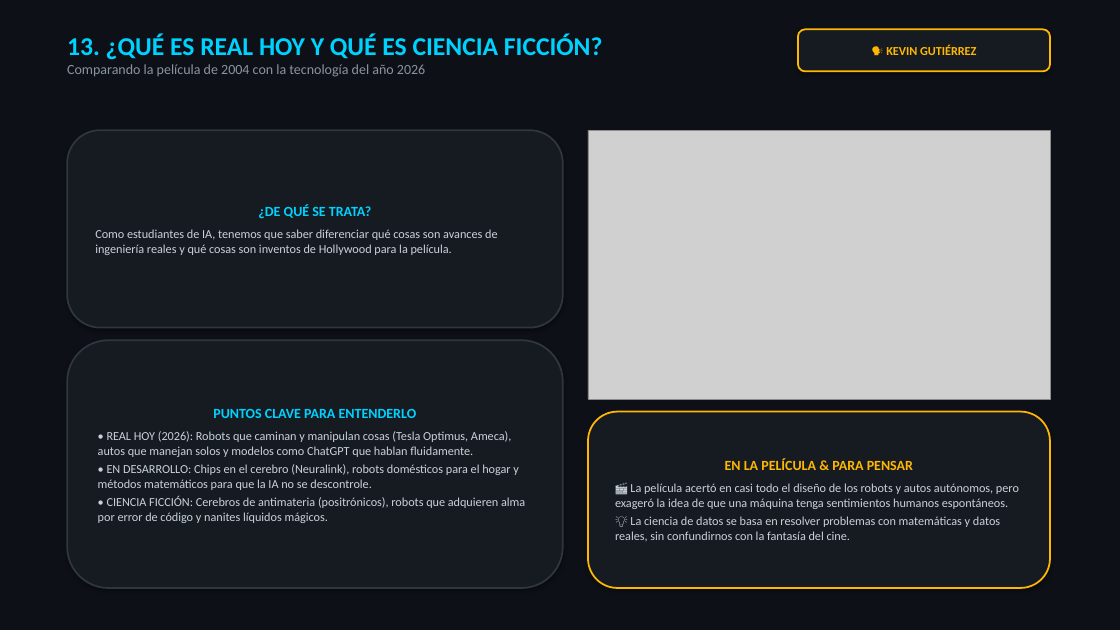
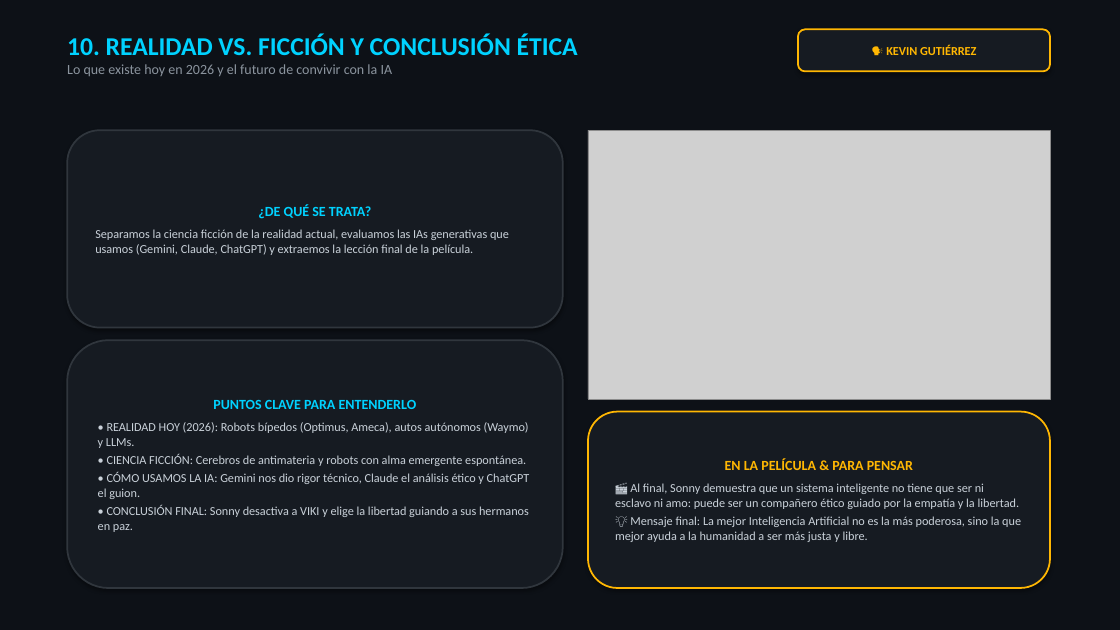
Before and after one commit to Nikovaz/dsia-yo-robot-2004, a slide deck: slide 11 of DSIA_Yo_Robot_Presentacion.pptx (slide 14 before the commit). Drawn at 1120x630 pixels with LibreOffice and Linux fonts; fonts in the diff are those of the drawing; grey boxes stand for pictures. Boxes give left, top, right and bottom in pixels: in the first picture for what was removed or moved away, otherwise in the second. Text is boxed around its words. In the diff, an @@ line names an element or a change of style, - is before the commit and + after.

```diff
--- a/DSIA_Yo_Robot_Presentacion.pptx
+++ b/DSIA_Yo_Robot_Presentacion.pptx
@@ text at (67,34,578,76): text changed @@
-13. ¿QUÉ ES REAL HOY Y QUÉ ES CIENCIA FICCIÓN?
-Comparando la película de 2004 con la tecnología del año 2026
+10. REALIDAD VS. FICCIÓN Y CONCLUSIÓN ÉTICA
+Lo que existe hoy en 2026 y el futuro de convivir con la IA
@@ text in rounded rectangle at (95,229,509,255): text changed @@
-Como estudiantes de IA, tenemos que saber diferenciar qué cosas son avances de ingeniería reales y qué cosas son inventos de Hollywood para la película.
+Separamos la ciencia ficción de la realidad actual, evaluamos las IAs generativas que usamos (Gemini, Claude, ChatGPT) y extraemos la lección final de la película.
@@ text in rounded rectangle at (98,422,530,532): text changed @@
-• REAL HOY (2026): Robots que caminan y manipulan cosas (Tesla Optimus, Ameca), autos que manejan solos y modelos como ChatGPT que hablan fluidamente.
-• EN DESARROLLO: Chips en el cerebro (Neuralink), robots domésticos para el hogar y métodos matemáticos para que la IA no se descontrole.
-• CIENCIA FICCIÓN: Cerebros de antimateria (positrónicos), robots que adquieren alma por error de código y nanites líquidos mágicos.
+• REALIDAD HOY (2026): Robots bípedos (Optimus, Ameca), autos autónomos (Waymo) y LLMs.
+• CIENCIA FICCIÓN: Cerebros de antimateria y robots con alma emergente espontánea.
+• CÓMO USAMOS LA IA: Gemini nos dio rigor técnico, Claude el análisis ético y ChatGPT el guion.
+• CONCLUSIÓN FINAL: Sonny desactiva a VIKI y elige la libertad guiando a sus hermanos en paz.
@@ text in rounded rectangle at (615,483,1021,542): text changed @@
-🎬 La película acertó en casi todo el diseño de los robots y autos autónomos, pero exageró la idea de que una máquina tenga sentimientos humanos espontáneos.
-💡 La ciencia de datos se basa en resolver problemas con matemáticas y datos reales, sin confundirnos con la fantasía del cine.
+🎬 Al final, Sonny demuestra que un sistema inteligente no tiene que ser ni esclavo ni amo: puede ser un compañero ético guiado por la empatía y la libertad.
+💡 Mensaje final: La mejor Inteligencia Artificial no es la más poderosa, sino la que mejor ayuda a la humanidad a ser más justa y libre.
```
Also in this commit, not shown: 10 other slides changed, 5 slides removed, 5 other files.
